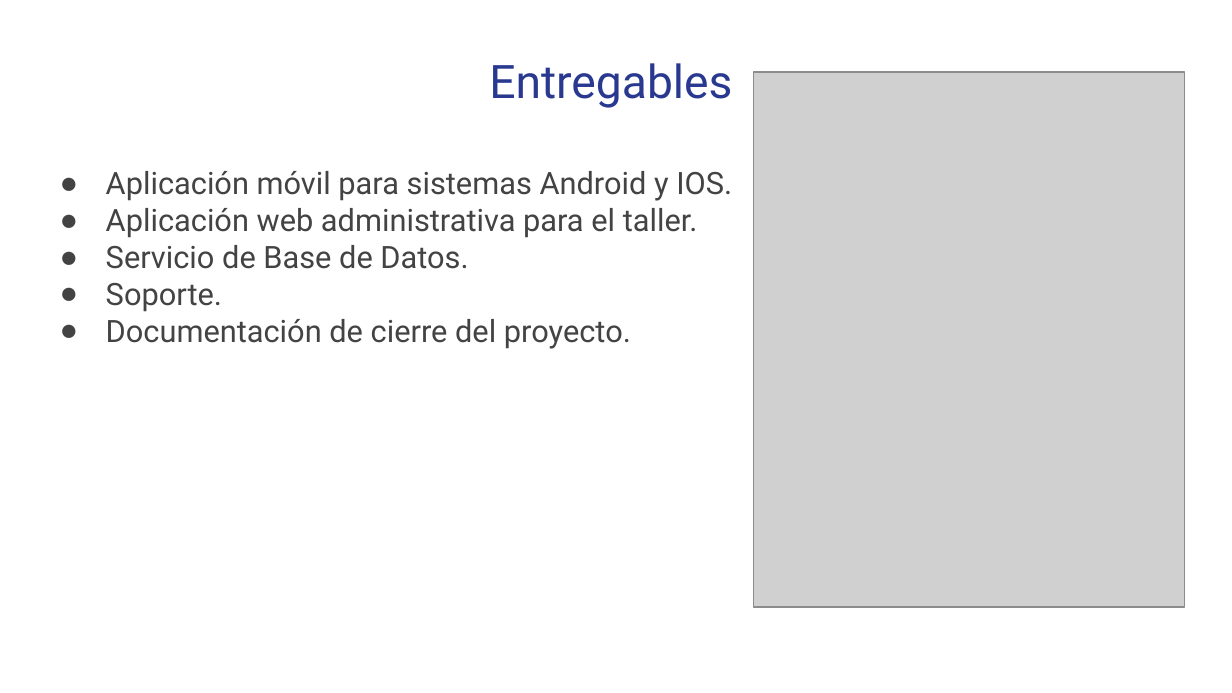
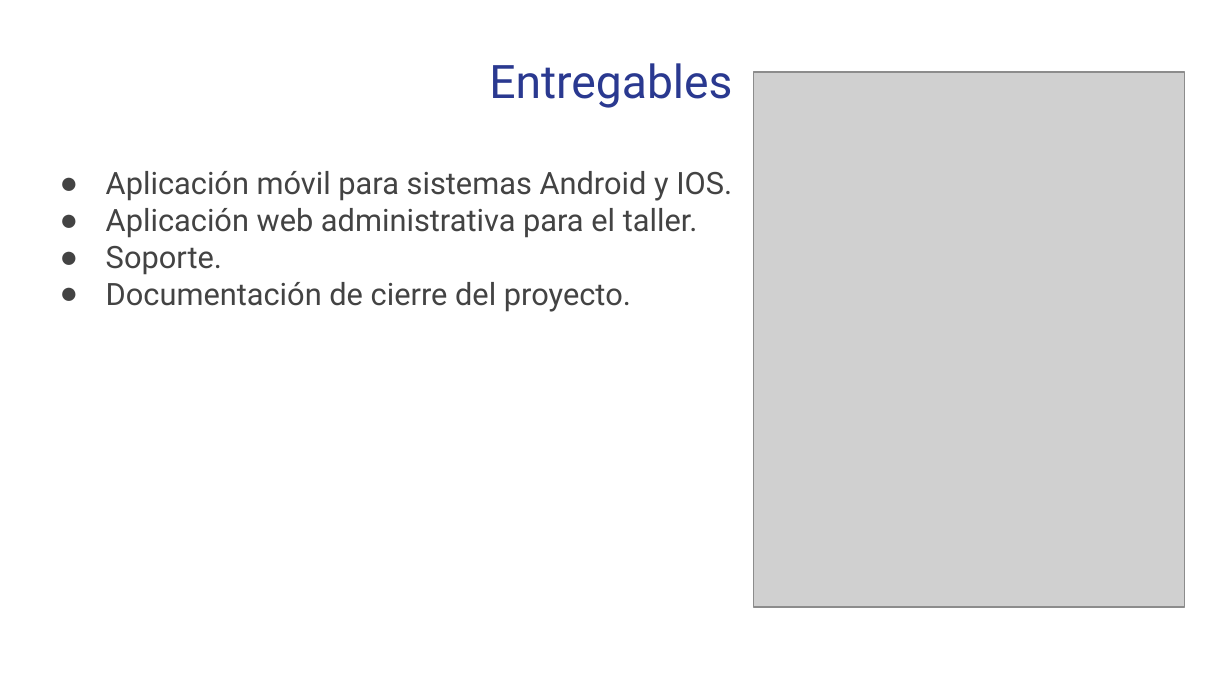
Before and after one commit to IgnacioToledoDev/2024_2_CO_CAPSTONE_003V_GRUPO_002, a slide deck: slide 7 of Fase 1/Evidencias Grupales/Presentacion idea de proyecto.pptx. Drawn at 1232x693 pixels with LibreOffice and Linux fonts; fonts in the diff are those of the drawing; grey boxes stand for pictures. Boxes give left, top, right and bottom in pixels: in the first picture for what was removed or moved away, otherwise in the second. Text is boxed around its words. In the diff, an @@ line names an element or a change of style, - is before the commit and + after.

Commit message:
ppt

```diff
--- a/Fase 1/Evidencias Grupales/Presentacion idea de proyecto.pptx
+++ b/Fase 1/Evidencias Grupales/Presentacion idea de proyecto.pptx
@@ text at (106, 245, 468, 269): paragraph removed @@
-● Servicio de Base de Datos.
```
Also in this commit, not shown: 1 slide added, 1 slide removed.
